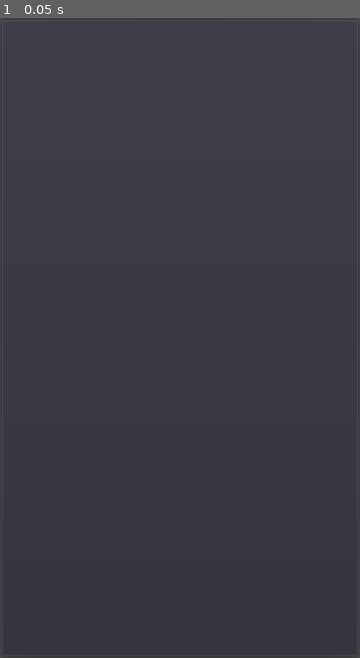
Above: before the commit, frame 1.
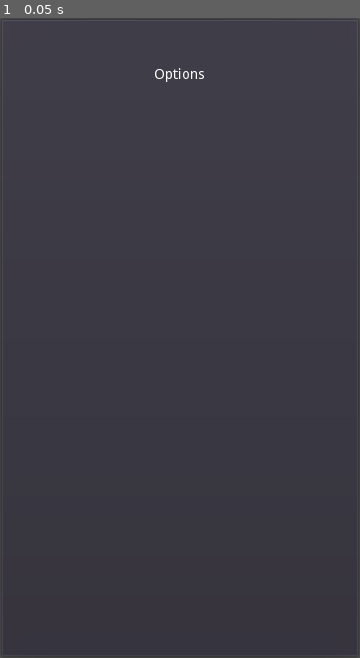
Above: after the commit, the same moment.

Repository: philipuriarte/A-Churchyard-of-Orphans
Game: Godot game, scene res://scenes/options_screen.tscn
Same seed, same stepped clock (60 frames per second), same inputs: the game is played once before the commit and once after it. This scene is started directly instead of the project's main scene.
Inputs:
- Up to frame 1 (0.05 s): no input

The runs differ from the first frame. In frame 1, 0.1% of the frame differs, in the area x 43-57%, y 7-10%.

Commit message:
Add OptionsLabel node to options_screen

Diff:
--- a/scenes/options_screen.tscn
+++ b/scenes/options_screen.tscn
@@ -14,3 +14,11 @@
 margin_right = 346.0
 margin_bottom = 626.0
 custom_constants/separation = 15
+
+[node name="OptionsLabel" type="Label" parent="MarginContainer/MainCointainer"]
+margin_right = 346.0
+margin_bottom = 100.0
+rect_min_size = Vector2( 0, 100 )
+text = "Options"
+align = 1
+valign = 1
